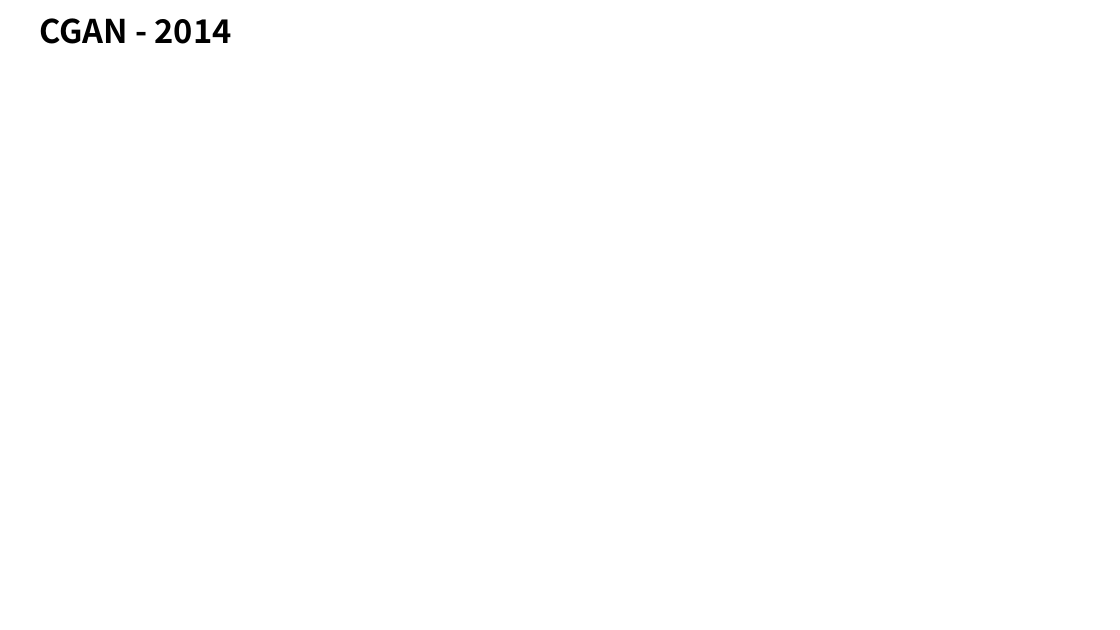
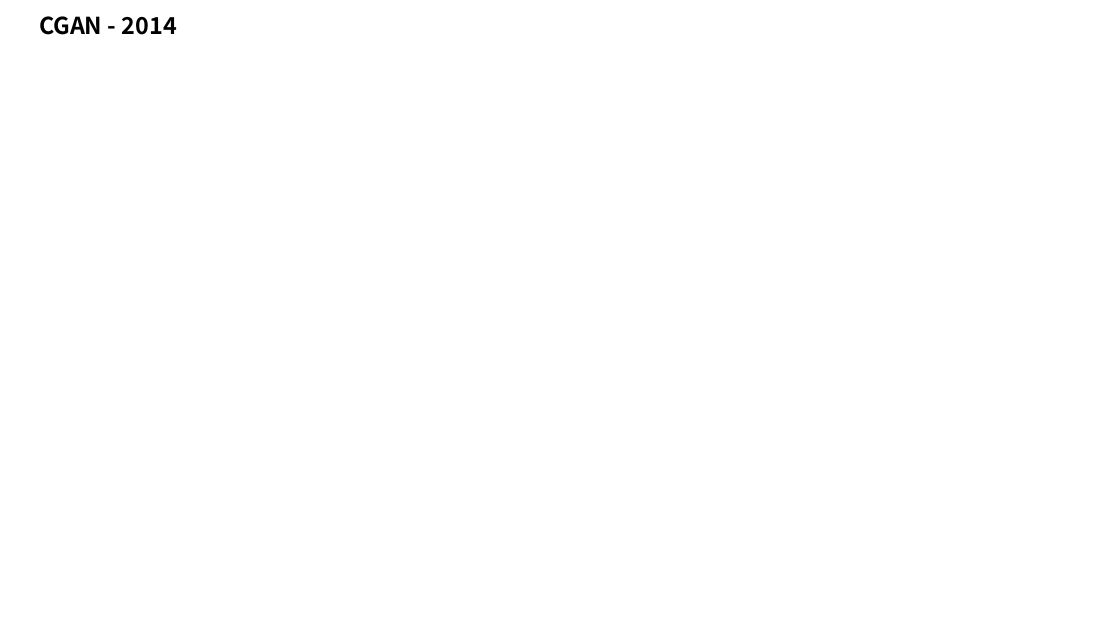
Before and after one commit to taylorguo/GAN_Understanding_Practicing, a slide deck: slide 3 of GAN_Understanding/GANunderstanding.pptx. Drawn at 1120x630 pixels with LibreOffice and Linux fonts; fonts in the diff are those of the drawing. Boxes give left, top, right and bottom in pixels: in the first picture for what was removed or moved away, otherwise in the second. Text is boxed around its words. In the diff, an @@ line names an element or a change of style, - is before the commit and + after.

```diff
--- a/GAN_Understanding/GANunderstanding.pptx
+++ b/GAN_Understanding/GANunderstanding.pptx
@@ text "CGAN - 2014" at [39,16,177,35]: size 28 to 20 pt @@
```
Also in this commit, not shown: 6 other slides changed, 1 slide added, 3 slides removed.
